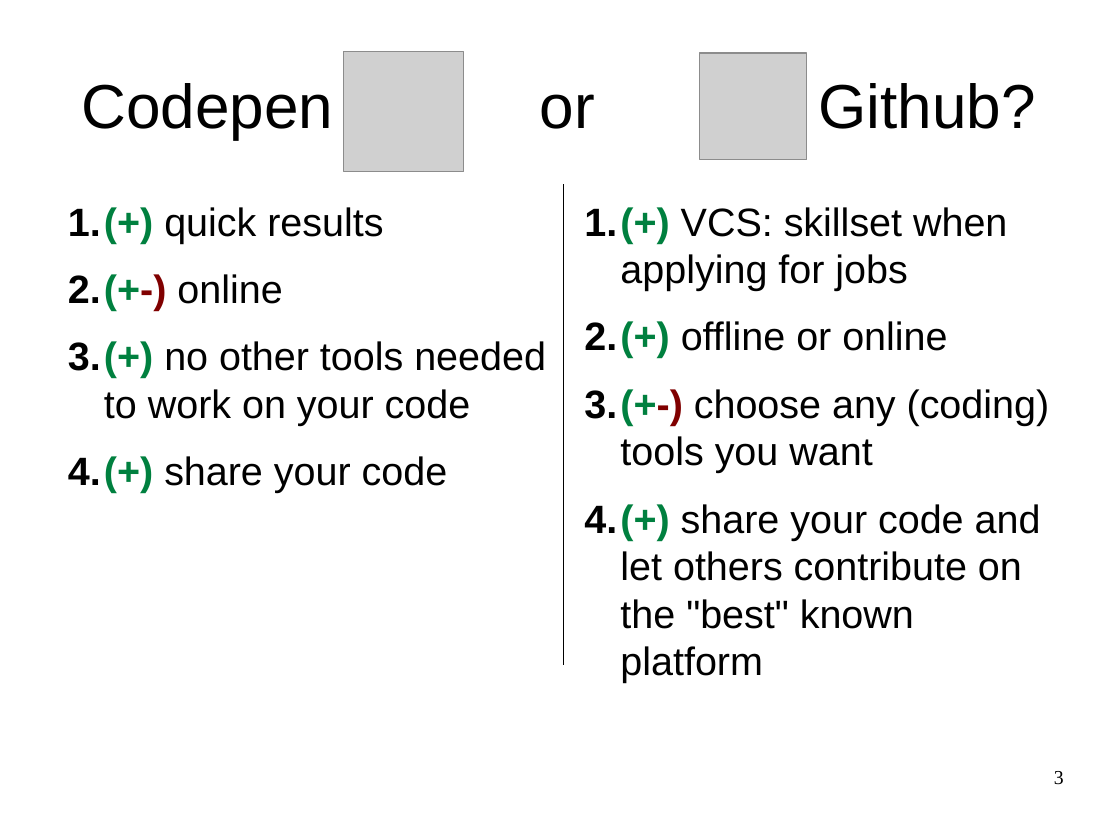
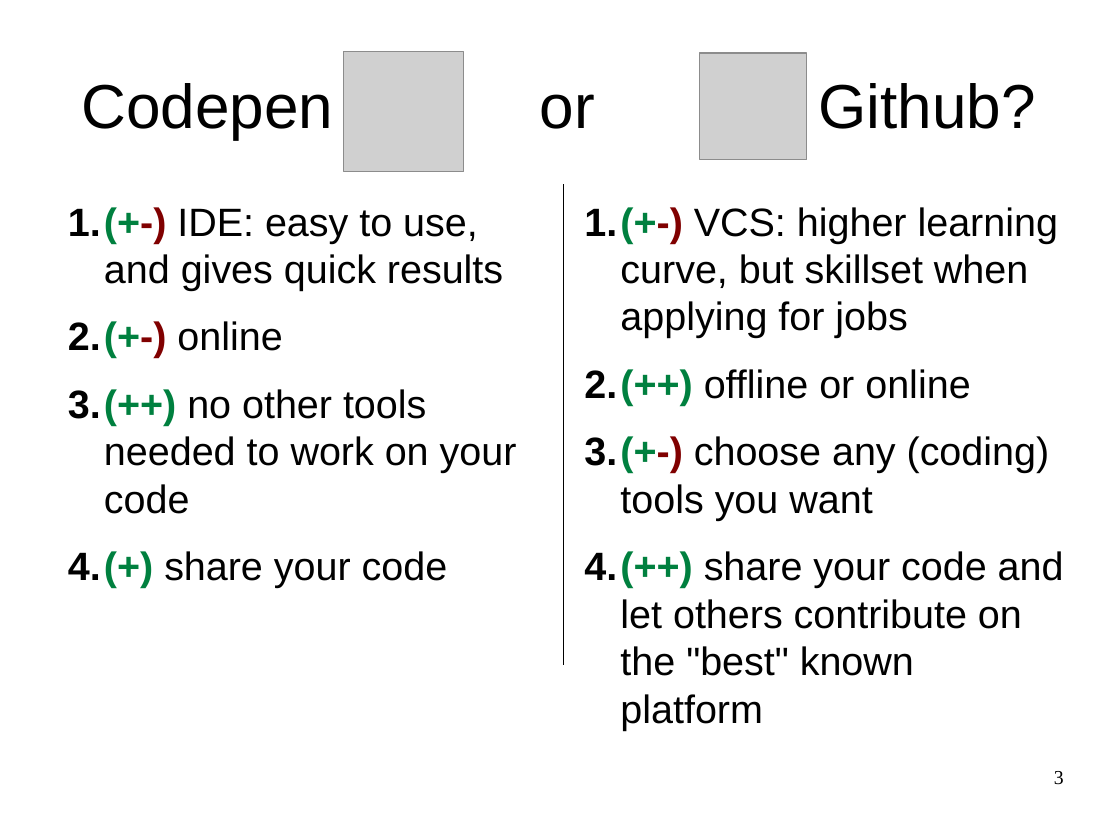
Before and after one commit to FCCVienna/FCCVienna, a slide deck: slide 3 of talks/2017-03-10_codepen_or_github_for_fcc.odp. Drawn at 1120x840 pixels with LibreOffice and Linux fonts; fonts in the diff are those of the drawing; grey boxes stand for pictures. Boxes give left, top, right and bottom in pixels: in the first picture for what was removed or moved away, otherwise in the second. Text is boxed around its words. In the diff, an @@ line names an element or a change of style, - is before the commit and + after.

Commit message:
Make small improvements to the pros and cons page

```diff
--- a/talks/2017-03-10_codepen_or_github_for_fcc.odp
+++ b/talks/2017-03-10_codepen_or_github_for_fcc.odp
@@ text at box(104, 208, 503, 291): text changed @@
-1. (+) quick results
+1. (+-) IDE: easy to use, and gives quick results
@@ text at box(620, 207, 1058, 399): text changed @@
-1. (+) VCS: skillset when applying for jobs
-2. (+) offline or online
+1. (+-) VCS: higher learning curve, but skillset when applying for jobs
+2. (++) offline or online
@@ text at box(104, 389, 517, 514): text changed @@
-3. (+) no other tools needed to work on your code
+3. (++) no other tools needed to work on your code
@@ text at box(620, 551, 1064, 676): text changed @@
-4. (+) share your code and let others contribute on the "best" known platform
+4. (++) share your code and let others contribute on the "best" known platform
```
